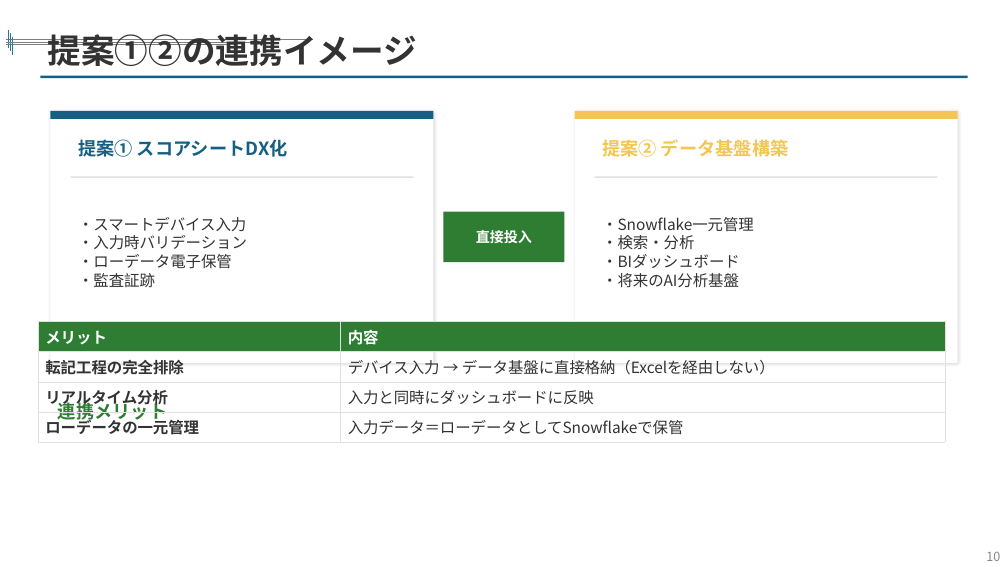
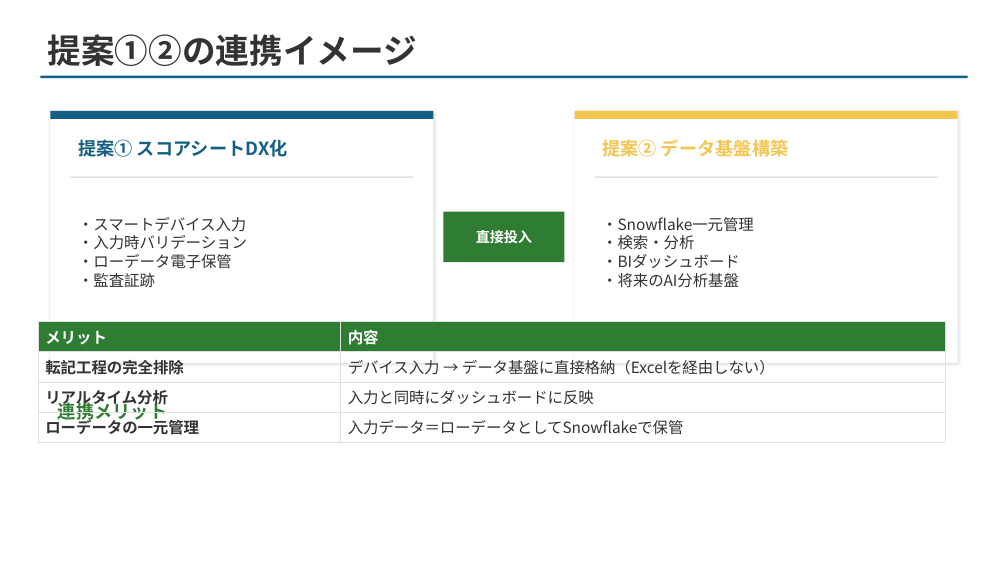
Before and after one commit to ttygtdgs/obsidian-ttygtd, a slide deck: slide 11 of 05_Output/Projects/@Active/Kyoritsu-Seiyaku-DX/02-materials/共立製薬-統合提案-スコアシートDX+データ基盤_NTTDXPN.pptx. Drawn at 1008x567 pixels with LibreOffice and Linux fonts; fonts in the diff are those of the drawing; background and template pictures are left out. Boxes give left, top, right and bottom in pixels: in the first picture for what was removed or moved away, otherwise in the second. Text is boxed around its words. In the diff, an @@ line names an element or a change of style, - is before the commit and + after.

```diff
--- a/05_Output/Projects/@Active/Kyoritsu-Seiyaku-DX/02-materials/共立製薬-統合提案-スコアシートDX+データ基盤_NTTDXPN.pptx
+++ b/05_Output/Projects/@Active/Kyoritsu-Seiyaku-DX/02-materials/共立製薬-統合提案-スコアシートDX+データ基盤_NTTDXPN.pptx
@@ line removed from (6, 40) to (313, 40) @@
@@ line removed from (6, 45) to (237, 45) @@
@@ line removed from (6, 42) to (273, 42) @@
@@ line removed from (8, 48) to (8, 30) @@
@@ line removed from (11, 51) to (11, 33) @@
@@ line removed from (13, 54) to (13, 37) @@
@@ page number removed at <box>986,552,1000,561</box> @@
-10
```
Also in this commit, not shown: 12 other slides changed, 1 other file.
